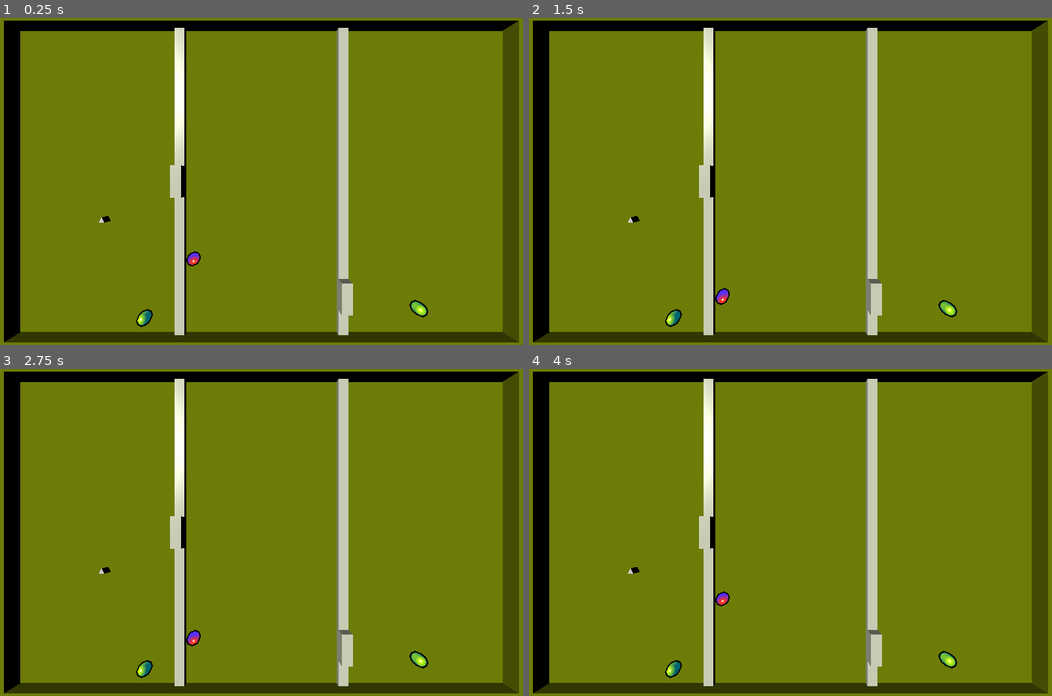
Above: before the commit, frames 1-4 (two rows, left to right).
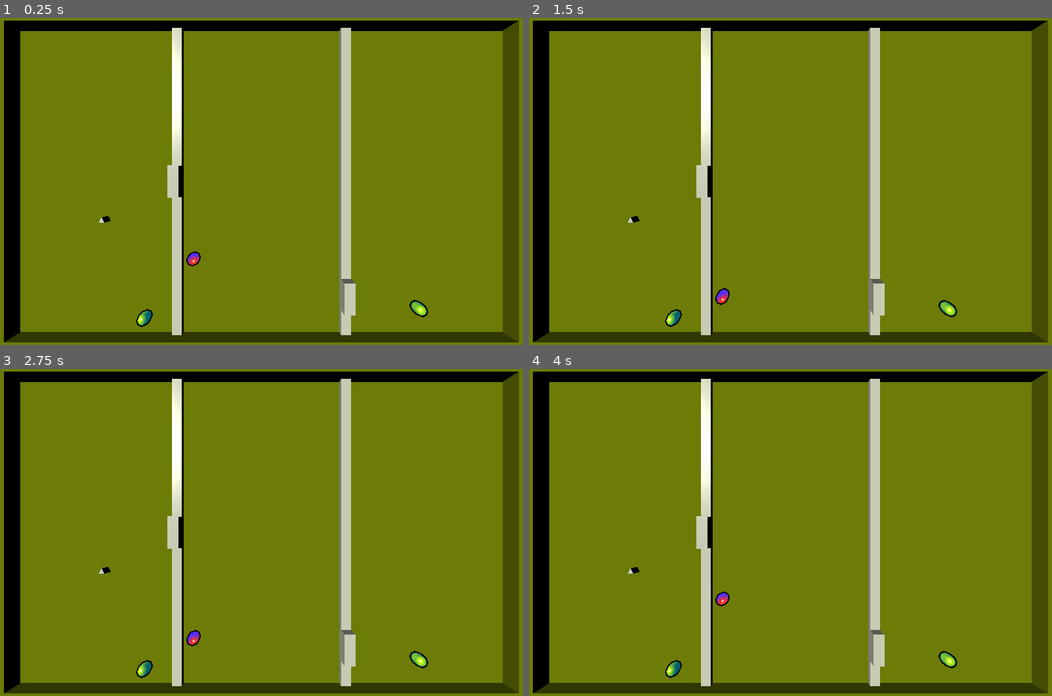
Above: after the commit, the same moments.

Repository: mattiasaksli/sigint
Game: Godot game, scene res://scenes/game_world.tscn
The game is run twice, just before and just after one commit, with the same random seed, the same clock (stepped at 60 frames per second) and the same inputs.
Inputs:
- Up to frame 1 (0.25 s): no input
- Up to frame 2 (1.5 s): no input
- Up to frame 3 (2.75 s): tap Enter at 2 s
- Up to frame 4 (4 s): no input

The runs differ from the first frame. In frame 1, 2.6% of the frame differs, in the area x 32-68%, y 3-97%; in frame 2, 2.6%; in frame 3, 2.6%; in frame 4, 2.6%.

Commit message:
Set in-game dividers to match lab's wall panels

Diff:
--- a/scenes/game_world.tscn
+++ b/scenes/game_world.tscn
@@ -175,7 +175,7 @@
 polygon = PoolVector2Array( 0, -1, 0, 1 )
 
 [node name="LeftDivider" type="Spatial" parent="Root3D/Geometry"]
-transform = Transform( 1, 0, 0, 0, 1, 0, 0, 0, 1, -16, 0, -0.5 )
+transform = Transform( 1, 0, 0, 0, 1, 0, 0, 0, 1, -16.5, 0, -0.5 )
 
 [node name="MovableLeftWall" type="Spatial" parent="Root3D/Geometry/LeftDivider"]
 __meta__ = {
@@ -221,7 +221,7 @@
 material/0 = null
 
 [node name="RightDivider" type="Spatial" parent="Root3D/Geometry"]
-transform = Transform( -1, 3.25841e-07, 0, -3.25841e-07, -1, 0, 0, 0, 1, 16, 0, -0.5 )
+transform = Transform( -1, 3.25841e-07, 0, -3.25841e-07, -1, 0, 0, 0, 1, 16.5, 0, -0.5 )
 
 [node name="MovableRightWall" type="Spatial" parent="Root3D/Geometry/RightDivider"]
 transform = Transform( 1, 0, 0, 0, 1, 0, 0, 0, 1, 0, 22, 0 )
